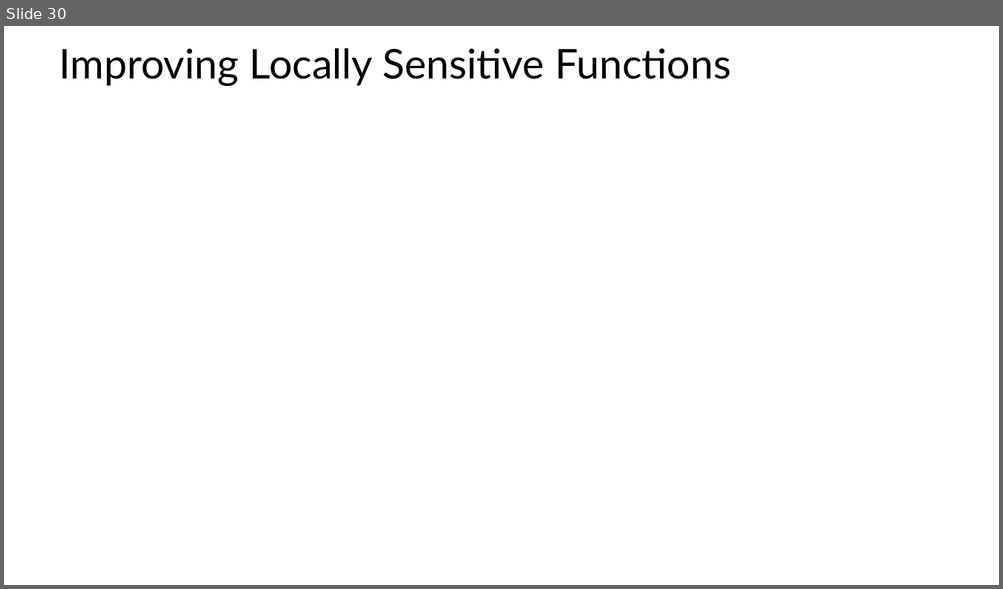
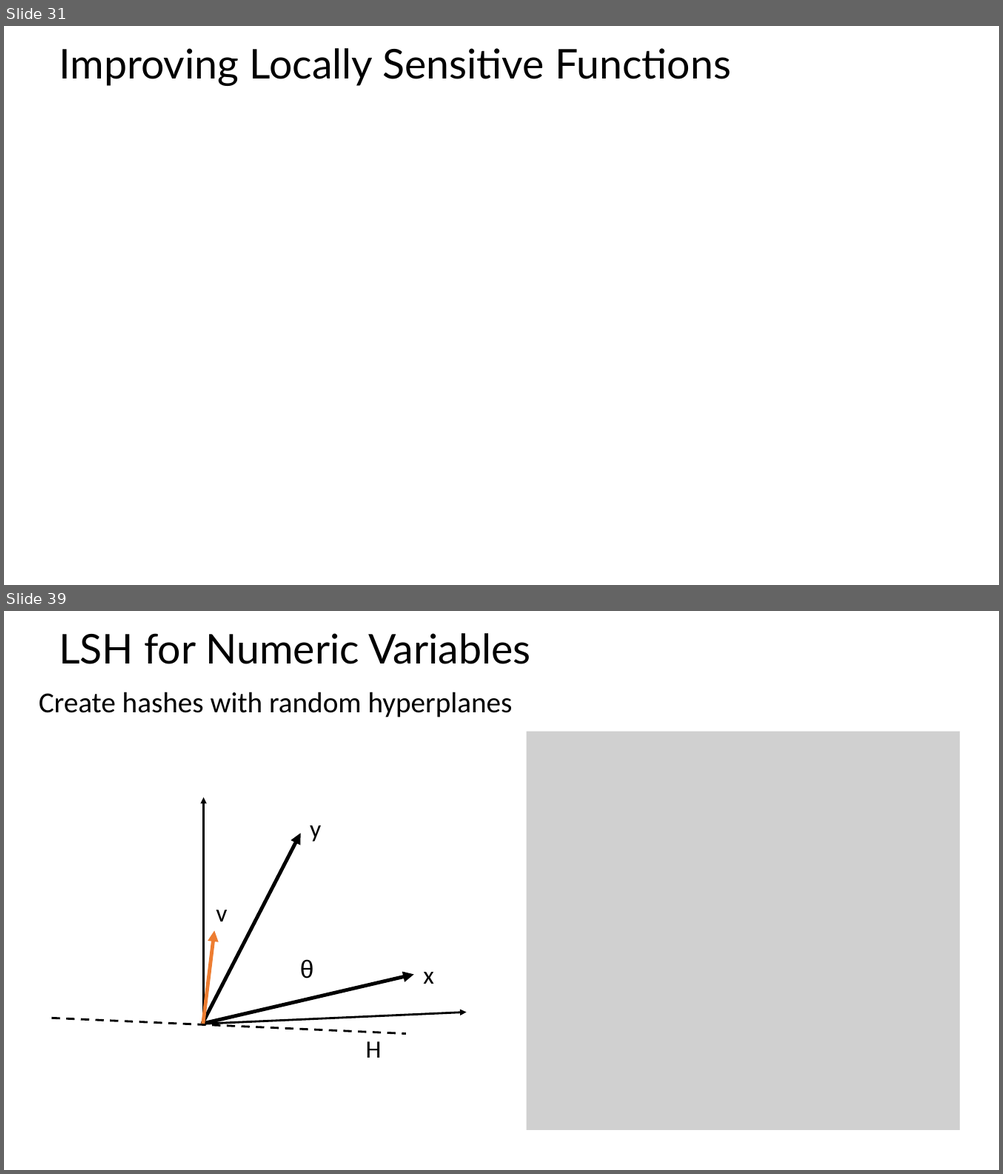
Before and after one commit to StephenElston/CSCI-E-108, a slide deck: slides/4_DistanceAndSimilarityMeasures_Part2.pptx. Shown one above the other, each under a label of ours: slide 30 before the commit, slides 31 and 39 after it; the slides between them are not shown. The pictures are 1003x589 and 1003x1174 pixels, drawn with LibreOffice and Linux fonts; fonts in the diff are those of the drawing; grey boxes stand for pictures. Boxes give left, top, right and bottom in pixels: in the first picture for what was removed or moved away, otherwise in the second. Text is boxed around its words. In the diff, an @@ line names an element or a change of style, - is before the commit and + after.

```diff
--- a/slides/4_DistanceAndSimilarityMeasures_Part2.pptx
+++ b/slides/4_DistanceAndSimilarityMeasures_Part2.pptx
@@ slide 39 added at bbox=[4, 611, 999, 1170], background #FFFFFF @@
@@ title added at bbox=[59, 633, 530, 664], 39.6 pt, text #000000 @@
+LSH for Numeric Variables
@@ text added at bbox=[39, 692, 512, 718], 28 pt, text #000000 @@
+Create hashes with random hyperplanes
@@ picture added at bbox=[526, 731, 960, 1130] @@
@@ arrow added from (203, 1025) to (203, 797), #000000 2 pt @@
@@ text added at bbox=[310, 826, 321, 842], 24 pt, text #000000 @@
+y
@@ arrow added from (202, 1025) to (300, 833), #000000 3.5 pt @@
@@ text added at bbox=[216, 910, 227, 922], 24 pt, text #000000 @@
+v
@@ arrow added from (203, 1025) to (214, 931), #ED7D31 3.5 pt @@
@@ text added at bbox=[300, 960, 314, 979], 24 pt, text #000000 @@
+θ
@@ arrow added from (202, 1025) to (414, 974), #000000 3.5 pt @@
@@ text added at bbox=[423, 972, 434, 984], 24 pt, text #000000 @@
+x
@@ line added from (52, 1019) to (406, 1034), #000000 2 pt dashed @@
@@ arrow added from (203, 1025) to (466, 1012), #000000 2 pt @@
@@ text added at bbox=[366, 1042, 381, 1058], 24 pt, text #000000 @@
+H
@@ what was slide 30 is now slide 31 @@
```
Also in this commit, not shown: 3 slides changed, 9 other slides added.
